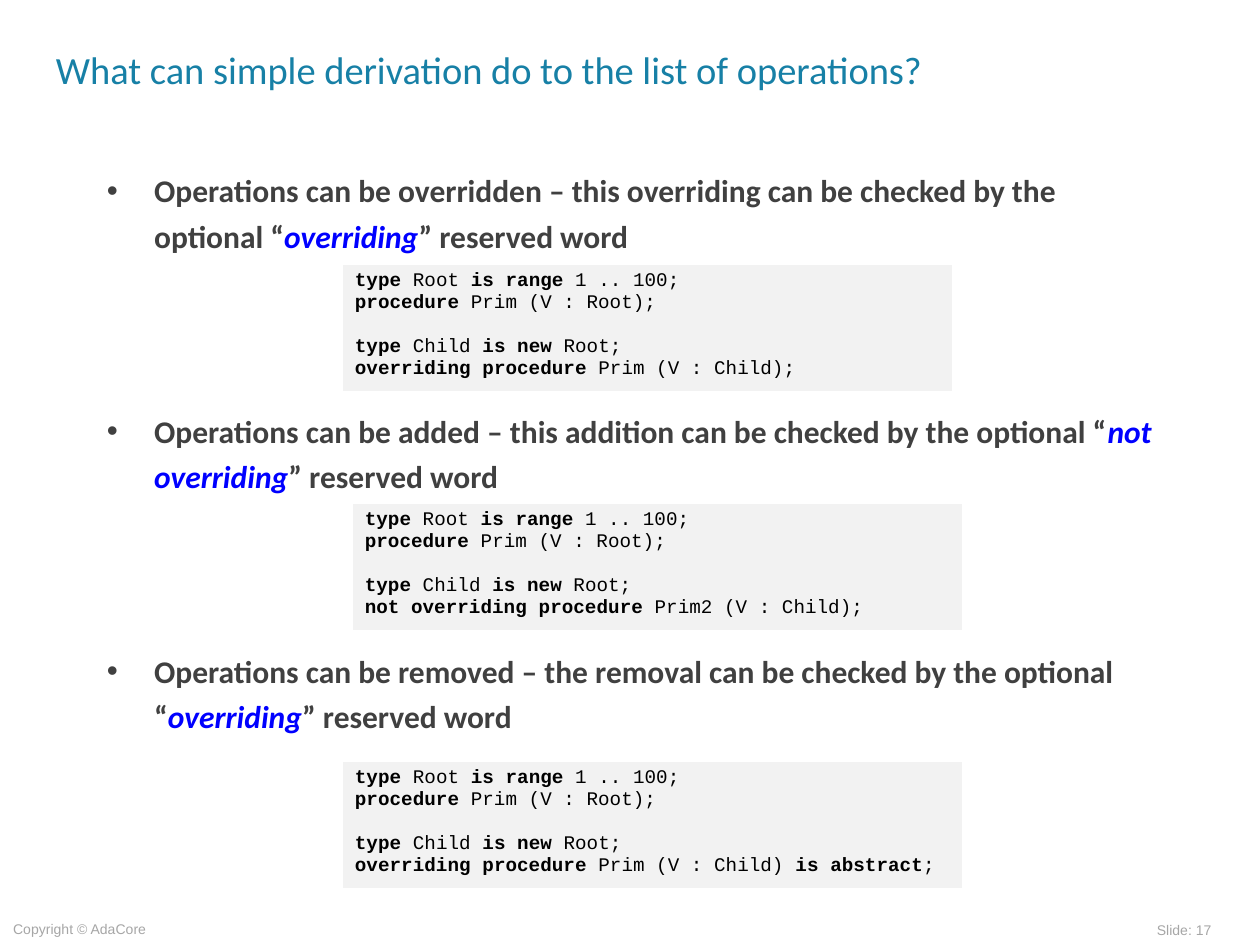
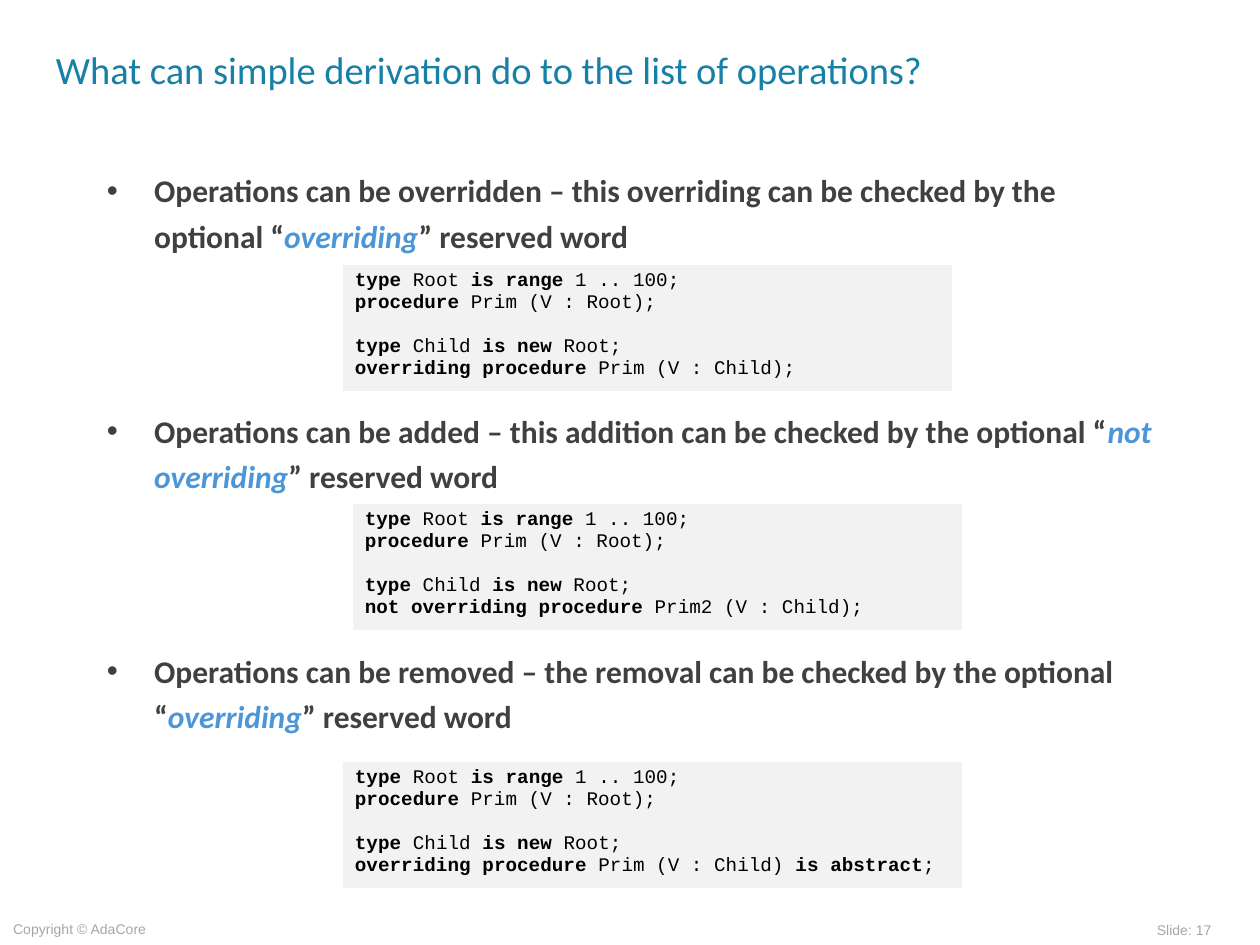
Before and after one commit to AdaCoreU/Courses, a slide deck: slide 17 of lectures/03_Programming_in_the_Large/02_Type_Safety/slides/Strong_Typing.ppt. Drawn at 1260x945 pixels with LibreOffice and Linux fonts; fonts in the diff are those of the drawing; background and template pictures are left out. Boxes give left, top, right and bottom in pixels: in the first picture for what was removed or moved away, otherwise in the second. Text is boxed around its words. In the diff, an @@ line names an element or a change of style, - is before the commit and + after.

```diff
--- a/lectures/03_Programming_in_the_Large/02_Type_Safety/slides/Strong_Typing.ppt
+++ b/lectures/03_Programming_in_the_Large/02_Type_Safety/slides/Strong_Typing.ppt
@@ text "Operations can be overridden – ..." at [154,180,1152,734]: text colour #0000FF to #4C96D7 in "“overriding”", "“not overriding”", "“overriding”" @@
```
Also in this commit, not shown: 2 other slides changed, 10 slides added, 2 other files.
